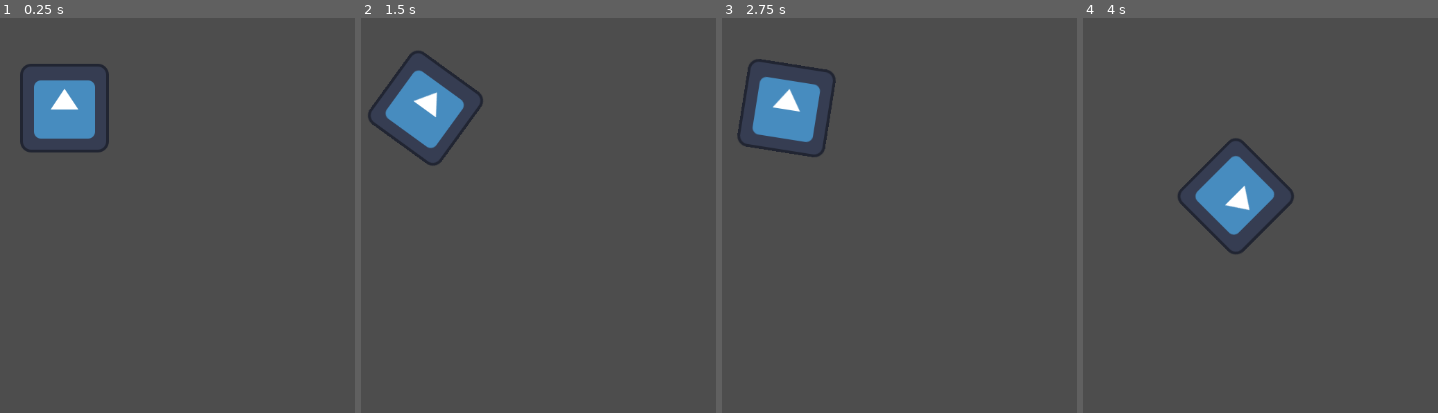
Above: before the commit, frames 1-4 (left to right).
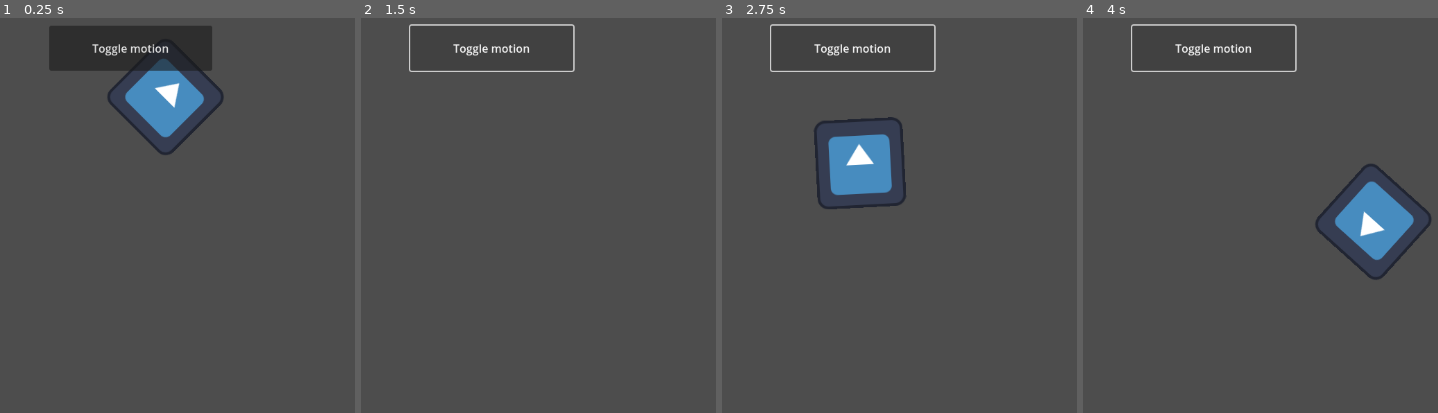
Above: after the commit, the same moments.

Repository: amer3000/godot-learning
Game: Godot game, scene res://node_2d.tscn
The game is run twice, just before and just after one commit, with the same random seed, the same clock (stepped at 60 frames per second) and the same inputs. Before the commit the project starts from res://sprite_2d.tscn. The engine's default icon, where the game draws it, is replaced by a stand-in: a white triangle on a blue panel in a dark square.
Inputs (mouse positions are in pixels of both pictures, inside the frame that each line leads up to):
- Up to frame 1 (0.25 s): no input
- Up to frame 2 (1.5 s): click (492, 49) at 0.5 s, where only the run after the commit has a clickable "Toggle motion"; tap Enter at 1.25 s; hold Right (ui_right) from 1.28 s (still down)
- Up to frame 3 (2.75 s): release Right (ui_right) at 2.03 s; hold Left (ui_left) from 2.03 s (still down)
- Up to frame 4 (4 s): release Left (ui_left) at 2.78 s; hold Right (ui_right) 2.78-3.53 s; hold Up (ui_up) from 3.53 s (still down)

The runs differ from the first frame. In frame 1, 11% of the frame differs, in the area x 5-64%, y 2-35%; in frame 2, 4.0%; in frame 3, 7.3%; in frame 4, 7.4%.

Commit message:
finished step by step tutorial

Diff:
--- /dev/null
+++ b/first/node_2d.tscn
@@ -0,0 +1,20 @@
+[gd_scene load_steps=2 format=3 uid="uid://bttr34202udsm"]
+
+[ext_resource type="PackedScene" uid="uid://c551b5gx4evrc" path="res://sprite_2d.tscn" id="1_33cnc"]
+
+[node name="Node2D" type="Node2D"]
+position = Vector2(106, 73)
+
+[node name="Sprite2D" parent="." instance=ExtResource("1_33cnc")]
+
+[node name="Timer" type="Timer" parent="Sprite2D"]
+autostart = true
+
+[node name="Button" type="Button" parent="."]
+offset_left = 102.0
+offset_top = 16.0
+offset_right = 337.0
+offset_bottom = 81.0
+text = "Toggle motion"
+
+[connection signal="pressed" from="Button" to="Sprite2D" method="_on_button_pressed"]
--- a/first/project.godot
+++ b/first/project.godot
@@ -11,6 +11,6 @@
 [application]
 
 config/name="first_script"
-run/main_scene="res://sprite_2d.tscn"
+run/main_scene="res://node_2d.tscn"
 config/features=PackedStringArray("4.1", "Forward Plus")
 config/icon="res://icon.svg"
--- a/first/sprite_2d.gd
+++ b/first/sprite_2d.gd
@@ -8,17 +8,19 @@
 func _init():
 	print("Hello, world!")
 
+func _ready():
+	var timer = get_node("Timer")
+	timer.timeout.connect(_on_timer_timeout)
+
+
 func _process(delta):
-	var direction = 0
-	if Input.is_action_pressed("ui_left"):
-		direction = -1
-	if Input.is_action_pressed("ui_right"):
-		direction = 1
+	rotation += angular_speed * delta
+	var velocity = Vector2.UP.rotated(rotation) * speed
+	position += velocity * delta
 
-	rotation += angular_speed * direction * delta
 
-	var velocity = Vector2.ZERO
-	if Input.is_action_pressed("ui_up"):
-		velocity = Vector2.UP.rotated(rotation) * speed
+func _on_button_pressed():
+	set_process(not is_processing())
 
-	position += velocity * delta
+func _on_timer_timeout():
+	visible = not visible
